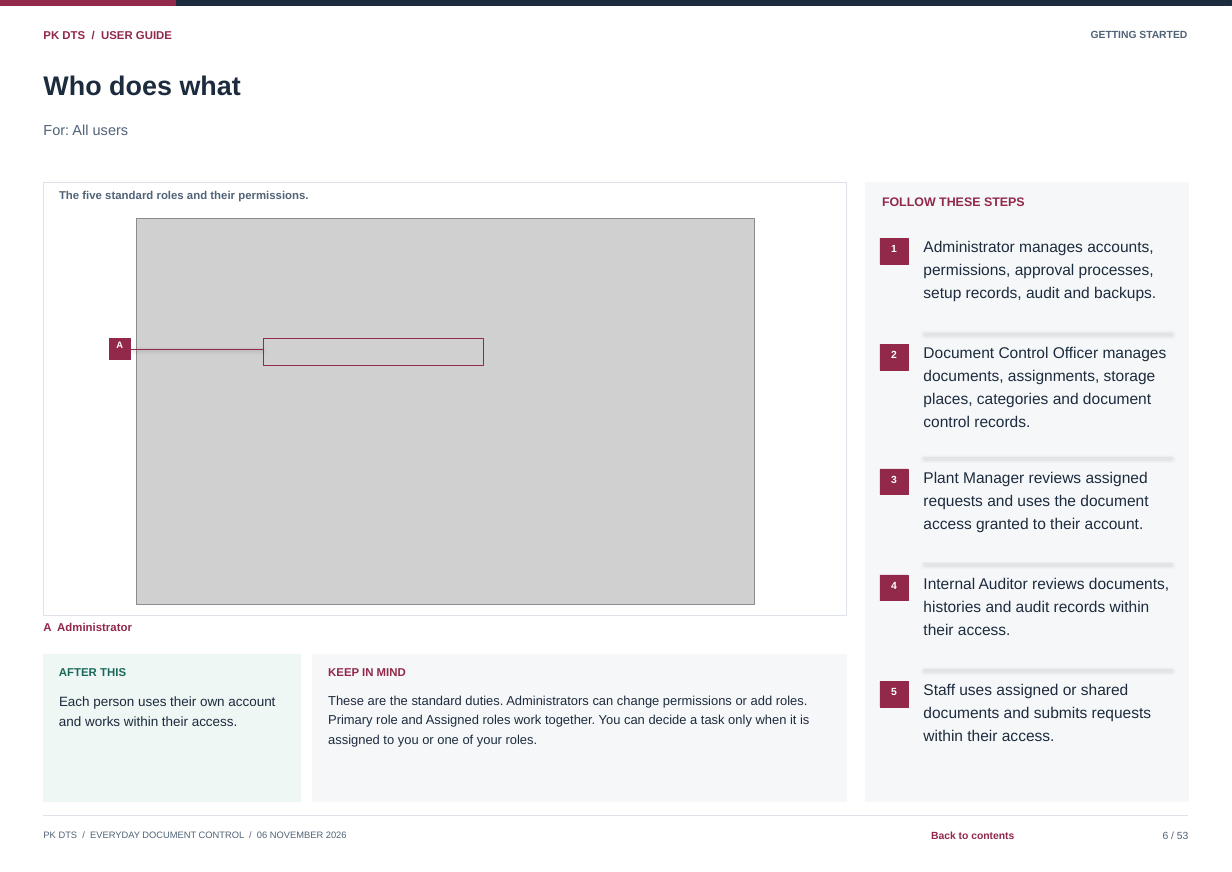
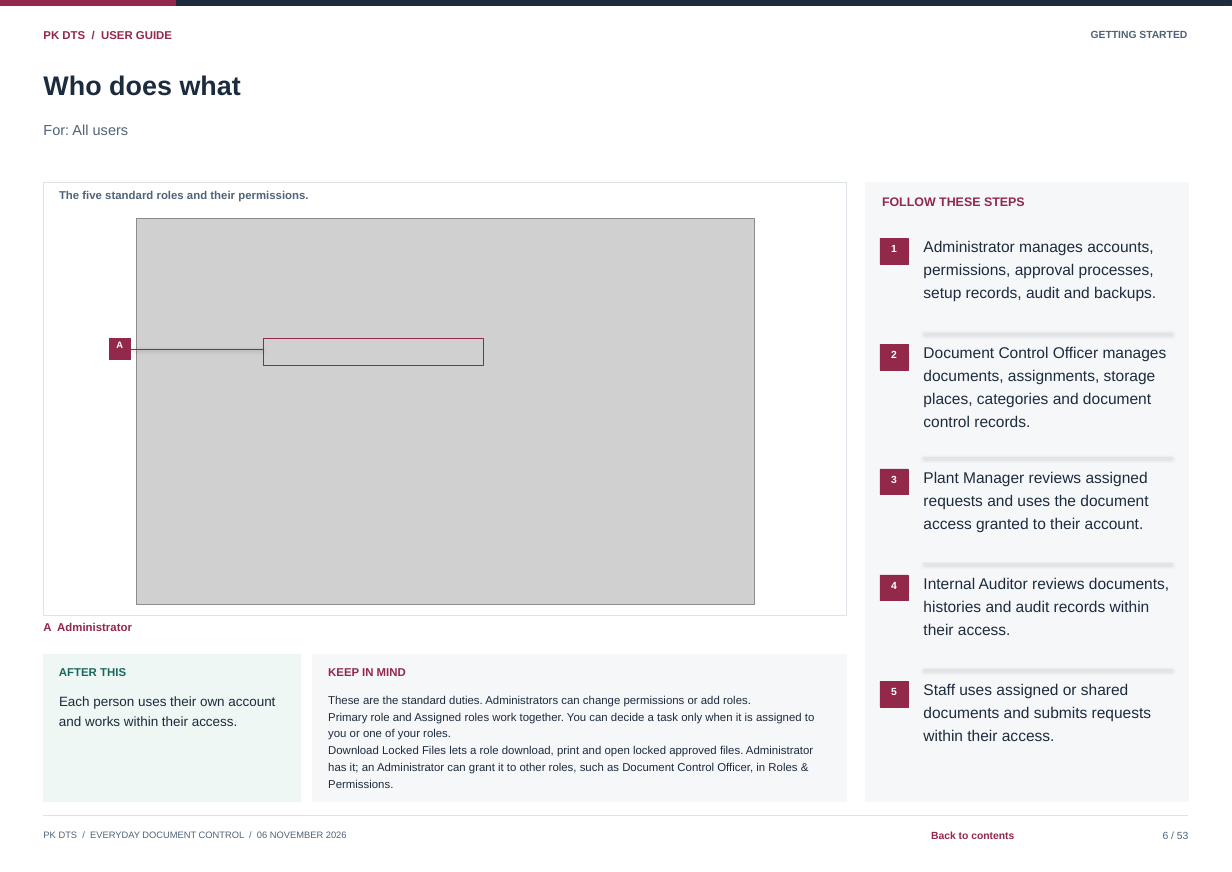
Before and after one commit to curib123/pk_document_tracking_system, a slide deck: slide 6 of docs/system-documentation/PK_DTS_User_Guide.pptx. Drawn at 1232x872 pixels with LibreOffice and Linux fonts; fonts in the diff are those of the drawing; grey boxes stand for pictures. Boxes give left, top, right and bottom in pixels: in the first picture for what was removed or moved away, otherwise in the second. Text is boxed around its words. In the diff, an @@ line names an element or a change of style, - is before the commit and + after.

```diff
--- a/docs/system-documentation/PK_DTS_User_Guide.pptx
+++ b/docs/system-documentation/PK_DTS_User_Guide.pptx
@@ text at box(328, 712, 814, 724): text changed; size 12.5 to 11 pt @@
-Primary role and Assigned roles work together. You can decide a task only when it is
+Primary role and Assigned roles work together. You can decide a task only when it is assigned to
@@ text "These are the standard duties. ..." at box(328, 695, 751, 707): size 12.5 to 11 pt @@
@@ text at box(328, 729, 451, 740): text changed; size 12.5 to 11 pt @@
-assigned to you or one of your roles.
+you or one of your roles.
@@ text added at box(328, 745, 813, 757), 11 pt, text #1C2B3D @@
+Download Locked Files lets a role download, print and open locked approved files. Administrator
@@ text added at box(328, 762, 797, 774), 11 pt, text #1C2B3D @@
+has it; an Administrator can grant it to other roles, such as Document Control Officer, in Roles &
@@ text added at box(328, 779, 393, 788), 11 pt, text #1C2B3D @@
+Permissions.
```
Also in this commit, not shown: 23 other slides changed, 22 other files.
